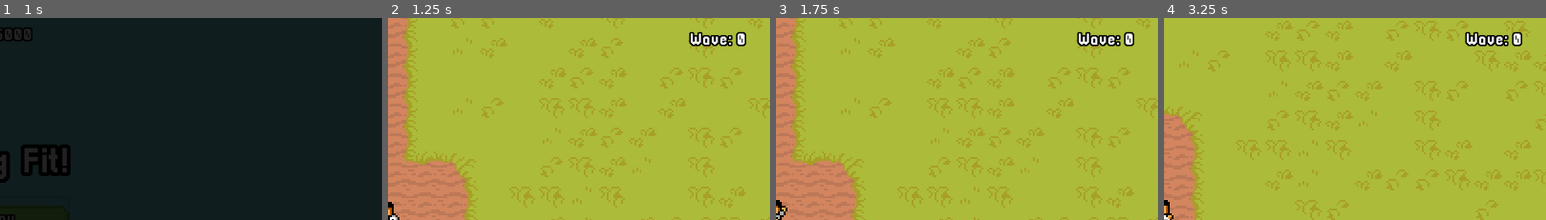
Above: before the commit, frames 1-4 (left to right).
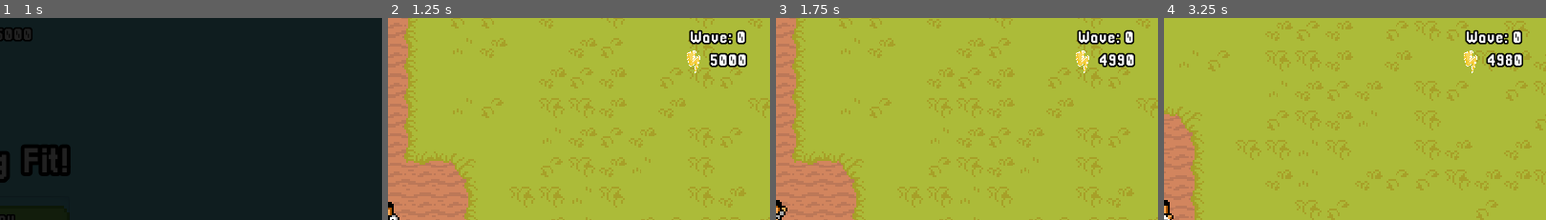
Above: after the commit, the same moments.

Repository: MysteryCoder456/KungFitGame
Game: Godot game, scene res://src/scenes/MainMenu.tscn
Two runs of this game, one before a commit and one after it. Both use one fixed random seed, a clock stepped at 60 frames per second and the inputs below.
Inputs (mouse positions are % of the whole screen's width and height, from its top left):
- Up to frame 1 (1 s): click "Play" at 0.5 s
- Up to frame 2 (1.25 s): no input
- Up to frame 3 (1.75 s): move the mouse to (72, 45) at 1.27 s; hold D (move_right) from 1.28 s (still down); hold P (kick_attack) from 1.28 s (still down); click (72, 45) at 1.42 s; tap O (stick_attack) at 1.55 s
- Up to frame 4 (3.25 s): move the mouse to (30, 55) at 2.02 s; release D (move_right) at 2.03 s; release P (kick_attack) at 2.03 s; hold S (move_down) 2.03-2.78 s; tap O (stick_attack) at 2.1, 3.05 s; tap P (kick_attack) at 2.3 s; move the mouse to (60, 28) at 2.77 s; hold D (move_right) from 2.78 s (still down); hold P (kick_attack) from 2.78 s (still down)
The pictures show only the part of the screen within x 50-100%, y 0-50%; the shares and areas given below are measured in that part.

Frame 1 is identical in both runs. In frame 2, 1.6% of the frame differs, in the area x 78-94%, y 5-28%; in frame 3, 1.6%; in frame 4, 1.6%.

Commit message:
moves use energy

Diff:
--- a/FitnessGame/src/actors/KungFuMan.tscn
+++ b/FitnessGame/src/actors/KungFuMan.tscn
@@ -24,6 +24,7 @@
 collision_mask = 4
 script = ExtResource( 2 )
 speed = 80.0
+energy_consumption = 5.0
 raw_max_health = 200.0
 raw_strength = 20.0
 raw_regeneration_rate = 0.8
--- a/FitnessGame/src/scenes/HUD.tscn
+++ b/FitnessGame/src/scenes/HUD.tscn
@@ -6,6 +6,7 @@
 [ext_resource path="res://src/scenes/AttackButtons.tscn" type="PackedScene" id=4]
 [ext_resource path="res://src/themes/MainMenu.tres" type="Theme" id=5]
 [ext_resource path="res://src/animations/NewWaveAnimation.tres" type="Animation" id=6]
+[ext_resource path="res://assets/ui/energy_icon/energy_icon.png" type="Texture" id=7]
 
 [sub_resource type="StyleBoxFlat" id=1]
 bg_color = Color( 0.137255, 0.839216, 0.2, 1 )
@@ -63,6 +64,7 @@
 margin_left = 32.0
 margin_top = 16.0
 margin_right = -32.0
+margin_bottom = 76.0
 alignment = 1
 __meta__ = {
 "_edit_use_anchors_": false
@@ -78,15 +80,47 @@
 value = 50.0
 percent_visible = false
 
-[node name="WaveLabel" type="Label" parent="TopBar"]
+[node name="LabelsV" type="VBoxContainer" parent="TopBar"]
 margin_left = 482.0
-margin_top = 3.0
 margin_right = 960.0
-margin_bottom = 26.0
+margin_bottom = 60.0
+size_flags_horizontal = 3
+alignment = 1
+
+[node name="WaveLabel" type="Label" parent="TopBar/LabelsV"]
+margin_top = 1.0
+margin_right = 478.0
+margin_bottom = 24.0
 grow_horizontal = 0
 size_flags_horizontal = 3
 custom_fonts/font = ExtResource( 3 )
 text = "Wave: 999"
+align = 2
+valign = 1
+
+[node name="H" type="HBoxContainer" parent="TopBar/LabelsV"]
+margin_top = 28.0
+margin_right = 478.0
+margin_bottom = 58.0
+size_flags_horizontal = 3
+alignment = 2
+
+[node name="TextureRect" type="TextureRect" parent="TopBar/LabelsV/H"]
+margin_left = 411.0
+margin_right = 441.0
+margin_bottom = 30.0
+rect_min_size = Vector2( 30, 30 )
+texture = ExtResource( 7 )
+expand = true
+
+[node name="EnergyLabel" type="Label" parent="TopBar/LabelsV/H"]
+margin_left = 445.0
+margin_top = 3.0
+margin_right = 478.0
+margin_bottom = 26.0
+grow_horizontal = 0
+custom_fonts/font = ExtResource( 3 )
+text = "999"
 align = 2
 valign = 1
 
@@ -95,10 +129,10 @@
 anchor_top = 0.5
 anchor_right = 0.5
 anchor_bottom = 0.5
-margin_left = -912.0
-margin_top = -24.0
-margin_right = -717.0
-margin_bottom = 24.0
+margin_left = -400.0
+margin_top = 248.0
+margin_right = -205.0
+margin_bottom = 296.0
 grow_horizontal = 2
 grow_vertical = 2
 text = "Wave 999"
--- a/FitnessGame/src/scripts/GameData.gd
+++ b/FitnessGame/src/scripts/GameData.gd
@@ -14,6 +14,12 @@
 
 func _ready():
 	load_game_data()
+
+
+func _notification(what):
+	if what == MainLoop.NOTIFICATION_WM_QUIT_REQUEST:
+		save_game_data()
+		get_tree().quit()
 
 
 func load_game_data():
--- a/FitnessGame/src/scripts/HUD.gd
+++ b/FitnessGame/src/scripts/HUD.gd
@@ -2,8 +2,9 @@
 extends Control
 
 onready var health_bar: ProgressBar = $TopBar/HealthBar
-onready var wave_label: Label = $TopBar/WaveLabel
+onready var wave_label: Label = $TopBar/LabelsV/WaveLabel
 onready var large_wave_label: Label = $LargeWaveLabel
+onready var energy_label: Label = $TopBar/LabelsV/H/EnergyLabel
 onready var health_anim_timer: Timer = $HealthAnimationTimer
 onready var animation_player: AnimationPlayer = $AnimationPlayer
 onready var health_anim_values = [health_bar.max_value, health_bar.max_value]
@@ -15,6 +16,7 @@
 
 
 func _process(delta):
+	energy_label.text = str(GameData.energy)
 	var time_left = health_anim_timer.time_left
 
 	if time_left:
--- a/FitnessGame/src/scripts/KungFuMan.gd
+++ b/FitnessGame/src/scripts/KungFuMan.gd
@@ -17,6 +17,7 @@
 }
 
 export var speed: float
+export var energy_consumption: float
 
 # Base values to modify with multiplier upgrades
 export var raw_max_health: float
@@ -132,6 +133,7 @@
 
 	state = State.STICKING
 	attack_timer.start()
+	GameData.energy -= energy_consumption
 
 
 func kick_attack():
@@ -154,6 +156,7 @@
 
 	state = State.KICKING
 	attack_timer.start()
+	GameData.energy -= energy_consumption * 2
 
 
 func _on_UpEnemyDetector_body_entered(body: Enemy):
Not shown: 1 places in FitnessGame/src/scenes/HUD.tscn that only renumber resources
